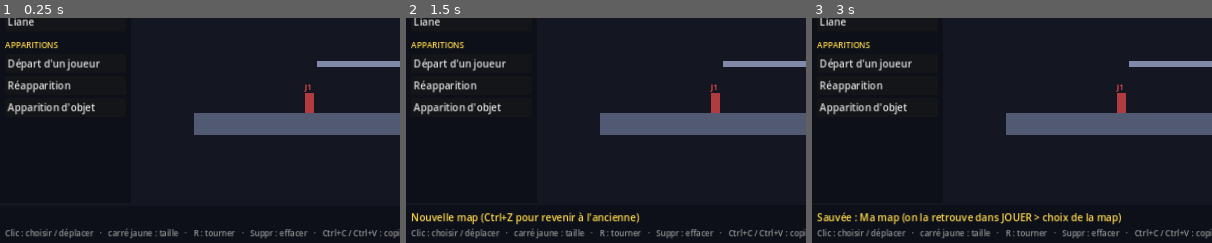
Above: before the commit, frames 1-3 (left to right).
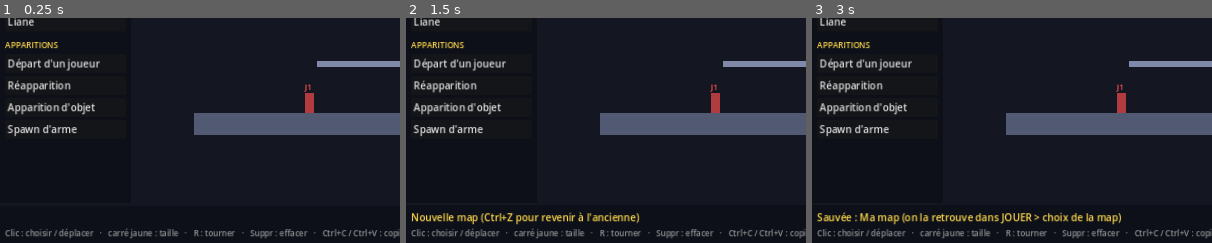
Above: after the commit, the same moments.

Repository: BBStain/jvtest
Game: Godot game, scene res://scenes/editor.tscn
Two runs of this game, one before a commit and one after it. Both use one fixed random seed, a clock stepped at 60 frames per second and the inputs below. This scene is started directly instead of the project's main scene.
Inputs:
- Up to frame 1 (0.25 s): no input
- Up to frame 2 (1.5 s): click "Nouvelle" at 0.5 s; click "Nouvelle" at 1.25 s
- Up to frame 3 (3 s): click "Ouvrir..." at 2 s; click "Sauver" at 2.75 s
The pictures show only the part of the screen within x 0-50%, y 46-96%; the shares and areas given below are measured in that part.

The runs differ from the first frame. In frame 1, 0.4% of the frame differs, in the area x 1-20%, y 47-53%; in frame 2, 0.4%; in frame 3, 0.4%.

Commit message:
Armes qui apparaissent sur les maps, et « Spawn d'arme » dans l'éditeur
Toutes les 12 s, une arme au hasard (katana, marteau, lance) tombe d'un
point d'apparition d'arme, s'il n'y en a pas déjà 2 qui traînent. Elle
n'a pas de propriétaire : le premier joueur à mains nues qui passe dessus
la prend. Points ajoutés à l'Arène et à La Tour ; nouvel élément
« Spawn d'arme » dans l'éditeur (sans lui, les armes tombent des points
d'objets).

Co-Authored-By: Claude Opus 5.5 (1M context) <noreply@anthropic.com>
Claude-Session: https://claude.ai/code/session_01PuqCeWYMeXFaoGrSpLXHb2

Diff:
--- a/maps_editeur/La_Tour.json
+++ b/maps_editeur/La_Tour.json
@@ -1719,6 +1719,46 @@
         1400,
         -5180
       ]
+    },
+    {
+      "id": 128,
+      "type": "spawn_arme",
+      "pos": [
+        700,
+        -400
+      ]
+    },
+    {
+      "id": 129,
+      "type": "spawn_arme",
+      "pos": [
+        2100,
+        -400
+      ]
+    },
+    {
+      "id": 130,
+      "type": "spawn_arme",
+      "pos": [
+        1600,
+        -1680
+      ]
+    },
+    {
+      "id": 131,
+      "type": "spawn_arme",
+      "pos": [
+        1250,
+        -3350
+      ]
+    },
+    {
+      "id": 132,
+      "type": "spawn_arme",
+      "pos": [
+        1400,
+        -4300
+      ]
     }
   ]
 }
--- a/scenes/maps/arene.tscn
+++ b/scenes/maps/arene.tscn
@@ -1664,3 +1664,20 @@
 
 [node name="RespawnPoint" type="Marker2D" parent="."]
 position = Vector2(640, 150)
+
+[node name="WeaponSpawns" type="Node2D" parent="."]
+
+[node name="Milieu" type="Marker2D" parent="WeaponSpawns"]
+position = Vector2(640, 100)
+
+[node name="Duel" type="Marker2D" parent="WeaponSpawns"]
+position = Vector2(2130, 200)
+
+[node name="Pylones" type="Marker2D" parent="WeaponSpawns"]
+position = Vector2(-940, -300)
+
+[node name="Toit" type="Marker2D" parent="WeaponSpawns"]
+position = Vector2(950, -900)
+
+[node name="Hauteurs" type="Marker2D" parent="WeaponSpawns"]
+position = Vector2(300, -2000)
--- a/scripts/editor/map_builder.gd
+++ b/scripts/editor/map_builder.gd
@@ -22,6 +22,8 @@
 	map.add_child(spawns)
 	var items := Node2D.new()
 	items.name = "ItemSpawns"
+	var weapons := Node2D.new()
+	weapons.name = "WeaponSpawns"
 	var respawn := Marker2D.new()
 	respawn.name = "RespawnPoint"
 	var has_respawn := false
@@ -35,10 +37,10 @@
 			"reapparition":
 				respawn.position = MapData.vec(element, "pos")
 				has_respawn = true
-			"spawn_objet":
+			"spawn_objet", "spawn_arme":
 				var marker := Marker2D.new()
 				marker.position = MapData.vec(element, "pos")
-				items.add_child(marker)
+				(items if element.type == "spawn_objet" else weapons).add_child(marker)
 			_:
 				var node := build_element(element, MapData.moves(found, element))
 				decor.add_child(node)
@@ -61,6 +63,10 @@
 		map.add_child(items)
 	else:
 		items.free()
+	if weapons.get_child_count() > 0:
+		map.add_child(weapons)
+	else:
+		weapons.free()
 	var motion := MapMotion.new()
 	motion.name = "Mouvements"
 	motion.setup(data, nodes)
--- a/scripts/editor/map_data.gd
+++ b/scripts/editor/map_data.gd
@@ -68,11 +68,15 @@
 		"label": "Apparition d'objet", "tab": "Apparitions", "rotatable": false,
 		"defaults": {},
 	},
+	"spawn_arme": {
+		"label": "Spawn d'arme", "tab": "Apparitions", "rotatable": false,
+		"defaults": {},
+	},
 }
 ## Les familles du catalogue, dans l'ordre.
 const TABS := ["Décor", "Mouvement", "Apparitions"]
 ## Ces types sont des points (pas de taille) : on les attrape par un rond autour de "pos".
-const POINT_TYPES := ["spawn_joueur", "reapparition", "spawn_objet"]
+const POINT_TYPES := ["spawn_joueur", "reapparition", "spawn_objet", "spawn_arme"]
 const POINT_RADIUS := 26.0
 ## Les réglages de mouvement de tout ce qui n'est pas un point (la plateforme mobile a les siens).
 const MOTION_DEFAULTS := {"travel": [0, 0], "period": 4.0, "pause": 0.0, "attach": 0}
@@ -258,7 +262,7 @@
 	var pos := vec(element, "pos")
 	if element.type == "liane":
 		return pos + Vector2(0.0, float(element.length) / 2.0)
-	if element.type in POINT_TYPES and element.type != "spawn_objet":
+	if element.type in ["spawn_joueur", "reapparition"]:
 		return pos + Vector2(0.0, -POINT_RADIUS)  # les départs sont posés par les pieds
 	return pos
 
--- a/scripts/editor/map_editor.gd
+++ b/scripts/editor/map_editor.gd
@@ -925,6 +925,9 @@
 			"spawn_objet":
 				_overlay.draw_rect(Rect2(pos - Vector2(16, 16), Vector2(32, 32)), Color(0.85, 0.65, 0.3), false, 3.0)
 				_overlay.draw_string(font, pos + Vector2(-6, 8), "?", HORIZONTAL_ALIGNMENT_LEFT, -1, 22, Color(0.85, 0.65, 0.3))
+			"spawn_arme":
+				_overlay.draw_rect(Rect2(pos - Vector2(16, 16), Vector2(32, 32)), Color(0.55, 0.85, 1.0), false, 3.0)
+				_overlay.draw_line(pos + Vector2(-10, 10), pos + Vector2(10, -10), Color(0.55, 0.85, 1.0), 4.0)  # une arme
 			_:
 				var travel := MapData.vec(element, "travel") if element.has("travel") else Vector2.ZERO
 				if travel != Vector2.ZERO and not playing:  # le trajet : un pointillé et la place au bout
--- a/scripts/game.gd
+++ b/scripts/game.gd
@@ -68,6 +68,10 @@
 const KNOCKED_SPEED_MAX := 1400.0          ## ... jauge pleine (berserk) : elle part très loin
 const KNOCKED_LIFT := 0.9                  ## elle part en cloche, vers l'arrière de celui qui frappait
 const KNOCKED_PICKUP_DELAY := 0.4          ## on ne peut pas la rattraper tout de suite en vol
+
+# --- Armes qui apparaissent sur la map (points WeaponSpawns, voir GameMap.weapon_spawn_points) ---
+const WEAPON_SPAWN_TIME := 12.0            ## une arme au hasard tombe toutes les 12 s...
+const MAX_LOOSE_WEAPONS := 2               ## ... s'il n'y a pas déjà 2 armes qui traînent sur la map
 
 # --- RB : on lance son arme vers l'adversaire le plus proche, sans dégâts ---
 const TOSS_SPEED := 1150.0
@@ -106,6 +110,7 @@
 var pickups: Array[ItemPickup] = []        ## les objets tombés sur la map, pas encore ramassés
 var rng := RandomNumberGenerator.new()     ## où et quel objet tombe (seul l'hôte tire au sort)
 var _item_spawn_timer := ITEM_SPAWN_TIME
+var _weapon_spawn_timer := WEAPON_SPAWN_TIME
 @onready var _end_screen: Control = $UI/EndScreen
 @onready var _winner_label: Label = $UI/EndScreen/Winner
 @onready var _camera: Camera2D = $Camera
@@ -216,6 +221,7 @@
 	_resolve_projectiles()
 	_hit_loose_objects()
 	_tick_pickups(delta)
+	_tick_weapon_spawns(delta)
 	_check_blast_zone()
 	_update_stun_slowmo()
 	_shake_on_life_loss()
@@ -593,6 +599,36 @@
 	_add_loose_weapon(fighter, dir * TOSS_SPEED + Vector2(0.0, -TOSS_LIFT), dir.angle())
 
 
+## Toutes les WEAPON_SPAWN_TIME secondes, une arme au hasard (pas les mains nues) tombe d'un des
+## points d'apparition d'armes, s'il n'y en a pas déjà MAX_LOOSE_WEAPONS qui traînent.
+## Personne ne la possède : le premier joueur à mains nues qui passe dessus la prend.
+func _tick_weapon_spawns(delta: float) -> void:
+	_weapon_spawn_timer -= delta
+	if _weapon_spawn_timer > 0.0:
+		return
+	_weapon_spawn_timer = WEAPON_SPAWN_TIME
+	var lying := projectiles.filter(func(p: Projectile) -> bool: return p.kind in ["lance", "arme"] and p.state != Projectile.State.FLYING)
+	if lying.size() >= MAX_LOOSE_WEAPONS:
+		return
+	var points := map.weapon_spawn_points()
+	spawn_weapon(load(GameSetup.WEAPONS[1 + rng.randi() % (GameSetup.WEAPONS.size() - 1)]), points[rng.randi() % points.size()])
+
+
+## Une arme neuve, sans propriétaire, qui apparaît à "where" et tombe.
+func spawn_weapon(new_weapon: WeaponStats, where: Vector2) -> Projectile:
+	var loose := Projectile.new()
+	loose.kind = "arme"
+	loose.state = Projectile.State.DROPPED
+	loose.owner_index = -1
+	loose.weapon = new_weapon
+	loose.position = where
+	loose.color = new_weapon.color
+	loose.length = new_weapon.held_length * Projectile.KNOCKED_SCALE
+	loose.head = new_weapon.held_head * Projectile.KNOCKED_SCALE
+	_add_projectile(loose)
+	return loose
+
+
 ## L'arme de "holder" se met à voler, sans danger (elle a sauté des mains, ou il l'a lancée).
 func _add_loose_weapon(holder: Fighter, velocity: Vector2, angle: float) -> void:
 	var loose := Projectile.new()
@@ -897,13 +933,13 @@
 
 
 func _resolve_spear(projectile: Projectile) -> void:
-	var thrower: Fighter = fighters[projectile.owner_index]
 	if not map.blast_zone.has_point(projectile.position):
 		_remove_projectile(projectile)  # sortie de la map : perdue (il faudra trouver une autre arme)
 		return
 	if projectile.state != Projectile.State.FLYING:
 		_resolve_loose_weapon(projectile)
 		return
+	var thrower: Fighter = fighters[projectile.owner_index]
 	for fighter in fighters:
 		if fighter != thrower and fighter.is_attack_active() and _projectile_in_attack(projectile, fighter):
 			_counter_spear(projectile, fighter)
--- a/scripts/game_map.gd
+++ b/scripts/game_map.gd
@@ -10,7 +10,8 @@
 ## Une map doit garder ces deux nœuds :
 ##   SpawnPoints   -> 4 Marker2D : où apparaissent les joueurs 1 à 4 au début (le marqueur = les pieds)
 ##   RespawnPoint  -> un Marker2D : où l'on réapparaît après une chute (le marqueur = les pieds)
-## Et si on veut, ItemSpawns -> des Marker2D : où apparaissent (puis tombent) les objets à ramasser.
+## Et si on veut, ItemSpawns -> des Marker2D : où apparaissent (puis tombent) les objets à ramasser,
+## et WeaponSpawns -> des Marker2D : où apparaissent (puis tombent) les armes à ramasser.
 ## Les tests automatiques vérifient chaque map de MAPS (points présents, dans la zone de jeu,
 ## joueurs qui atterrissent bien) : s'il manque quelque chose, la mise en ligne s'arrête.
 
@@ -39,6 +40,18 @@
 			points.append((marker as Node2D).position)
 	if points.is_empty():
 		points.append(respawn_position() - Vector2(0.0, 200.0))
+	return points
+
+
+## Où les armes apparaissent (les Marker2D du nœud WeaponSpawns). Sans ce nœud, aux mêmes
+## endroits que les objets.
+func weapon_spawn_points() -> Array[Vector2]:
+	var points: Array[Vector2] = []
+	if has_node("WeaponSpawns"):
+		for marker in $WeaponSpawns.get_children():
+			points.append((marker as Node2D).position)
+	if points.is_empty():
+		points = item_spawn_points()
 	return points
 
 
--- a/tests/sim_test.gd
+++ b/tests/sim_test.gd
@@ -970,6 +970,9 @@
 				for point in points:
 					if not m.blast_zone.has_point(point.position):
 						problems.append("%s est hors de la zone de jeu" % point.name)
+				for where in m.weapon_spawn_points():
+					if not m.blast_zone.has_point(where):
+						problems.append("une apparition d'arme est hors de la zone de jeu")
 			_check_visuals(m, problems)
 			m.free()
 		check(problems.is_empty(), "Contenu : la map %s est complète %s" % [path, problems])
@@ -988,6 +991,15 @@
 				if fi.is_on_floor() and fi.lives == GameSetup.lives:
 					landed += 1
 			check(landed == 4, "Contenu : sur %s, les 4 %s atterrissent (%d/4)" % [path.get_file(), c_path.get_file(), landed])
+		# ... et une arme qui apparaît à chaque point d'apparition d'arme se pose sur le décor
+		for fi in game.fighters:
+			fi.equip(load(GameSetup.WEAPONS[1]), 0)  # armés : personne ne ramasse les armes
+		var spawned: Array[Projectile] = []
+		for where in game.map.weapon_spawn_points():
+			spawned.append(game.spawn_weapon(load(GameSetup.WEAPONS[1]), where))
+		await step(180)
+		var weapons_landed := spawned.filter(func(w): return is_instance_valid(w) and w in game.projectiles and w.state == Projectile.State.STUCK).size()
+		check(weapons_landed == spawned.size(), "Contenu : sur %s, les armes apparues se posent (%d/%d)" % [path.get_file(), weapons_landed, spawned.size()])
 	GameSetup.map_path = GameSetup.MAPS[0]
 	GameSetup.player_devices = []
 	GameSetup.player_characters = []
@@ -2052,6 +2064,31 @@
 	for pickup in game.pickups:
 		all_landed = all_landed and pickup.landed
 	check(all_landed, "Objets : ils se posent sur le décor")
+	# 19l) Armes qui apparaissent : une toutes les 12 s (pas plus de 2 par terre), sans propriétaire ;
+	# un joueur à mains nues la prend en passant dessus
+	var weapons_before: int = game.projectiles.size()
+	game._weapon_spawn_timer = 0.0
+	await step(1)
+	var appeared: Array = game.projectiles.filter(func(w): return w.kind == "arme" and w.owner_index == -1)
+	check(game.projectiles.size() == weapons_before + 1 and appeared.size() == 1 and appeared[0].weapon != null
+		and not appeared[0].weapon.is_bare_hands(), "Armes qui apparaissent : une arme au hasard tombe")
+	for i in 120:
+		await step(1)
+		if appeared[0].state == Projectile.State.STUCK:
+			break
+	check(appeared[0].state == Projectile.State.STUCK, "Armes qui apparaissent : elle se pose")
+	for i in 3:
+		game._weapon_spawn_timer = 0.0
+		await step(1)
+	check(game.projectiles.filter(func(w): return w.kind == "arme").size() == game.MAX_LOOSE_WEAPONS,
+		"Armes qui apparaissent : au plus %d qui traînent" % game.MAX_LOOSE_WEAPONS)
+	var free_weapon: Projectile = appeared[0]
+	var free_kind: WeaponStats = free_weapon.weapon
+	p2.weapon_away = true
+	p2.position = free_weapon.position + Vector2(0, -20)
+	await step(2)
+	check(p2.has_weapon_in_hand() and p2.weapon == free_kind and not free_weapon in game.projectiles,
+		"Armes qui apparaissent : à mains nues, on la prend en passant dessus")
 	# 19k) Physique : posé sur une plateforme qui bouge, l'objet est transporté ; elle part, il retombe ;
 	# un coup le fait valdinguer dans le sens du coup ; une grenade le souffle ; une fenêtre qui casse le lâche
 	for pickup in game.pickups.duplicate():
@@ -2532,6 +2569,7 @@
 	editor.add_from_catalog("liane", Vector2(1100, 100))
 	editor.add_from_catalog("fenetre", Vector2(900, 300))
 	editor.add_from_catalog("spawn_objet", Vector2(640, 200))
+	editor.add_from_catalog("spawn_arme", Vector2(500, 200))
 	var resp_count: int = editor.data.elements.filter(func(e): return e.type == "reapparition").size()
 	editor.add_from_catalog("reapparition", Vector2(600, 100))
 	check(editor.data.elements.filter(func(e): return e.type == "reapparition").size() == resp_count,
@@ -2720,6 +2758,8 @@
 		and get_tree().get_nodes_in_group("echelles").size() == 1 and get_tree().get_nodes_in_group("lianes").size() == 1,
 		"Éditeur : la navette roule, l'échelle, la liane et la fenêtre sont là")
 	check(game.map.item_spawn_points().size() == 1, "Éditeur : les objets tombent depuis le point posé")
+	check(game.map.has_node("WeaponSpawns") and game.map.weapon_spawn_points().size() == 1,
+		"Éditeur : les armes tombent depuis le « Spawn d'arme » posé")
 	var saved_map := GameSetup.make_map("carte:_test_editeur")
 	check(saved_map.map_name == "_test_editeur", "Éditeur : une map sauvée se charge par son nom")
 	saved_map.free()
Not shown, changed: README.md
